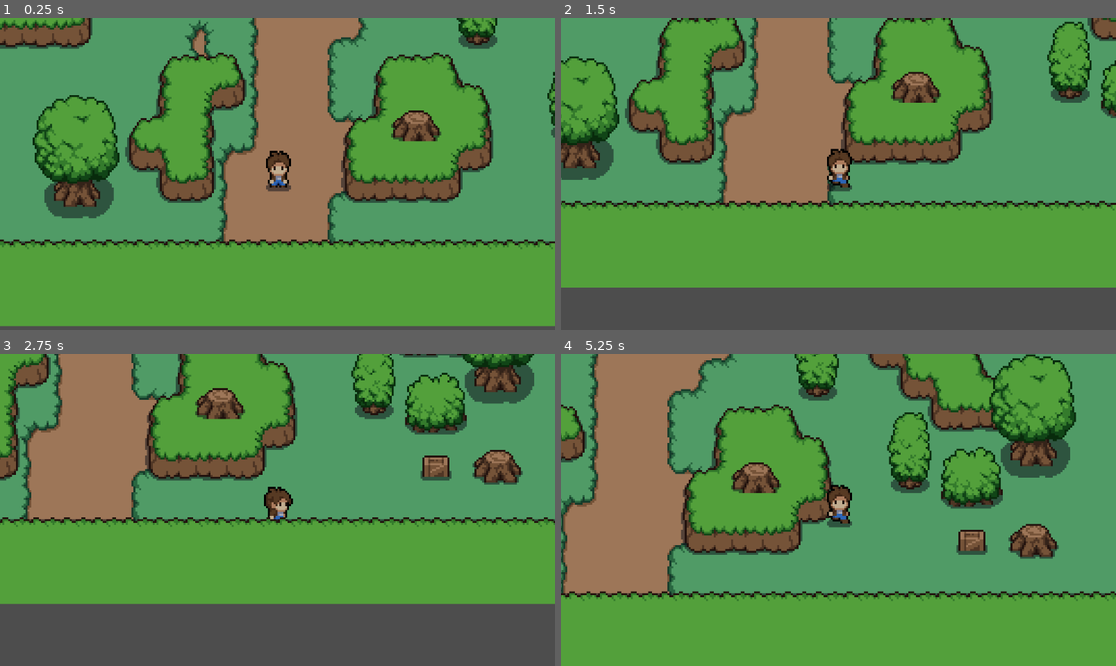
Above: before the commit, frames 1-4 (two rows, left to right).
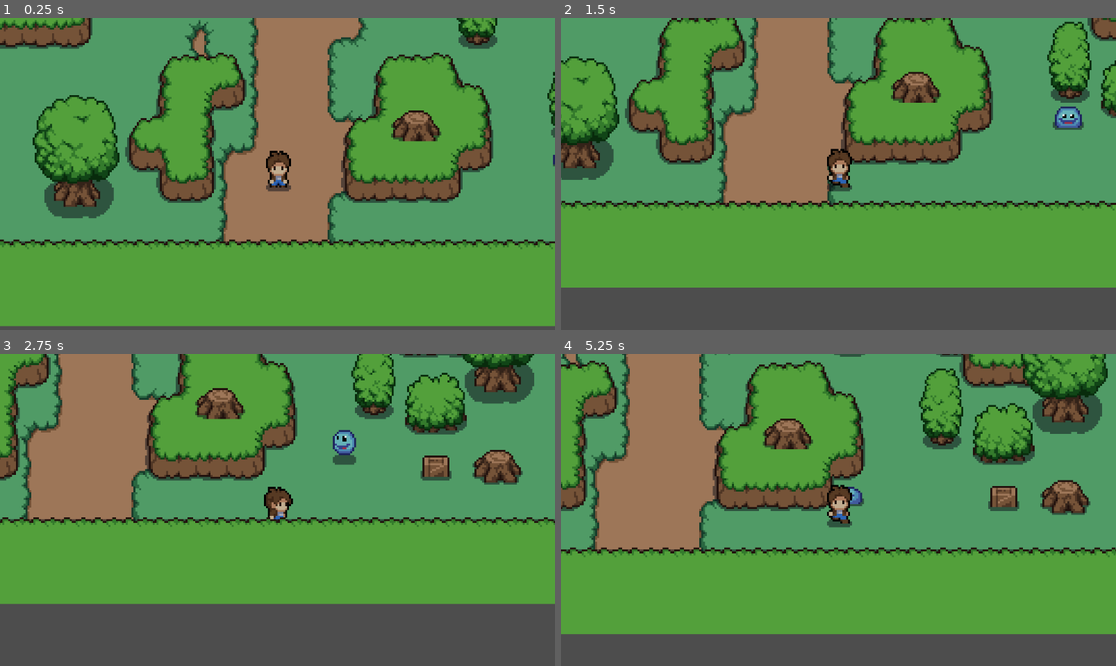
Above: after the commit, the same moments.

Repository: jestemkarol/roguelike-game-godot
Game: Godot game, scene res://scenes/game_root.tscn
The game is run twice, just before and just after one commit, with the same random seed, the same clock (stepped at 60 frames per second) and the same inputs.
Inputs:
- Up to frame 1 (0.25 s): no input
- Up to frame 2 (1.5 s): hold D (move_right) 0.53-1.28 s; hold S (move_down) from 1.28 s (still down)
- Up to frame 3 (2.75 s): release S (move_down) at 2.03 s; hold D (move_right) from 2.03 s (still down)
- Up to frame 4 (5.25 s): release D (move_right) at 2.78 s; hold W (move_up) 2.78-3.53 s; hold Left (move_left) 3.53-5.03 s; hold S (move_down) from 5.03 s (still down)

The runs differ from the first frame. In frame 1, less than 0.1% of the frame differs, in the area x 99-100%, y 43-48%; in frame 2, 0.4%; in frame 3, 0.4%; in frame 4, 61%, in the area x 0-100%, y 0-100%.

Commit message:
Create basic enemy

Diff:
--- /dev/null
+++ b/scenes/enemy.tscn
@@ -0,0 +1,317 @@
+[gd_scene load_steps=41 format=3 uid="uid://6ae586rtqfio"]
+
+[ext_resource type="Script" path="res://scripts/enemy.gd" id="1_8s7k4"]
+[ext_resource type="Texture2D" uid="uid://c4pspa4qntvt" path="res://assets/characters/slime.png" id="1_l4xd6"]
+
+[sub_resource type="AtlasTexture" id="AtlasTexture_isyvp"]
+atlas = ExtResource("1_l4xd6")
+region = Rect2(0, 384, 32, 32)
+
+[sub_resource type="AtlasTexture" id="AtlasTexture_mufxr"]
+atlas = ExtResource("1_l4xd6")
+region = Rect2(32, 384, 32, 32)
+
+[sub_resource type="AtlasTexture" id="AtlasTexture_noquk"]
+atlas = ExtResource("1_l4xd6")
+region = Rect2(64, 384, 32, 32)
+
+[sub_resource type="AtlasTexture" id="AtlasTexture_a65bn"]
+atlas = ExtResource("1_l4xd6")
+region = Rect2(96, 384, 32, 32)
+
+[sub_resource type="AtlasTexture" id="AtlasTexture_lpbwe"]
+atlas = ExtResource("1_l4xd6")
+region = Rect2(128, 384, 32, 32)
+
+[sub_resource type="AtlasTexture" id="AtlasTexture_b0f3a"]
+atlas = ExtResource("1_l4xd6")
+region = Rect2(0, 0, 32, 32)
+
+[sub_resource type="AtlasTexture" id="AtlasTexture_qg1sw"]
+atlas = ExtResource("1_l4xd6")
+region = Rect2(32, 0, 32, 32)
+
+[sub_resource type="AtlasTexture" id="AtlasTexture_dtdyu"]
+atlas = ExtResource("1_l4xd6")
+region = Rect2(64, 0, 32, 32)
+
+[sub_resource type="AtlasTexture" id="AtlasTexture_3cv0d"]
+atlas = ExtResource("1_l4xd6")
+region = Rect2(96, 0, 32, 32)
+
+[sub_resource type="AtlasTexture" id="AtlasTexture_pxk5i"]
+atlas = ExtResource("1_l4xd6")
+region = Rect2(0, 32, 32, 32)
+
+[sub_resource type="AtlasTexture" id="AtlasTexture_qrk3o"]
+atlas = ExtResource("1_l4xd6")
+region = Rect2(32, 32, 32, 32)
+
+[sub_resource type="AtlasTexture" id="AtlasTexture_ksj8y"]
+atlas = ExtResource("1_l4xd6")
+region = Rect2(64, 32, 32, 32)
+
+[sub_resource type="AtlasTexture" id="AtlasTexture_6rolm"]
+atlas = ExtResource("1_l4xd6")
+region = Rect2(96, 32, 32, 32)
+
+[sub_resource type="AtlasTexture" id="AtlasTexture_q3hbs"]
+atlas = ExtResource("1_l4xd6")
+region = Rect2(0, 64, 32, 32)
+
+[sub_resource type="AtlasTexture" id="AtlasTexture_im5h5"]
+atlas = ExtResource("1_l4xd6")
+region = Rect2(32, 64, 32, 32)
+
+[sub_resource type="AtlasTexture" id="AtlasTexture_7wnu5"]
+atlas = ExtResource("1_l4xd6")
+region = Rect2(64, 64, 32, 32)
+
+[sub_resource type="AtlasTexture" id="AtlasTexture_pp1id"]
+atlas = ExtResource("1_l4xd6")
+region = Rect2(96, 64, 32, 32)
+
+[sub_resource type="AtlasTexture" id="AtlasTexture_n8piq"]
+atlas = ExtResource("1_l4xd6")
+region = Rect2(0, 96, 32, 32)
+
+[sub_resource type="AtlasTexture" id="AtlasTexture_fepy6"]
+atlas = ExtResource("1_l4xd6")
+region = Rect2(32, 96, 32, 32)
+
+[sub_resource type="AtlasTexture" id="AtlasTexture_amitw"]
+atlas = ExtResource("1_l4xd6")
+region = Rect2(64, 96, 32, 32)
+
+[sub_resource type="AtlasTexture" id="AtlasTexture_vjnde"]
+atlas = ExtResource("1_l4xd6")
+region = Rect2(96, 96, 32, 32)
+
+[sub_resource type="AtlasTexture" id="AtlasTexture_bw34h"]
+atlas = ExtResource("1_l4xd6")
+region = Rect2(128, 96, 32, 32)
+
+[sub_resource type="AtlasTexture" id="AtlasTexture_gupwr"]
+atlas = ExtResource("1_l4xd6")
+region = Rect2(160, 96, 32, 32)
+
+[sub_resource type="AtlasTexture" id="AtlasTexture_v5ied"]
+atlas = ExtResource("1_l4xd6")
+region = Rect2(0, 128, 32, 32)
+
+[sub_resource type="AtlasTexture" id="AtlasTexture_f7ih2"]
+atlas = ExtResource("1_l4xd6")
+region = Rect2(32, 128, 32, 32)
+
+[sub_resource type="AtlasTexture" id="AtlasTexture_txs0p"]
+atlas = ExtResource("1_l4xd6")
+region = Rect2(64, 128, 32, 32)
+
+[sub_resource type="AtlasTexture" id="AtlasTexture_d6jmh"]
+atlas = ExtResource("1_l4xd6")
+region = Rect2(96, 128, 32, 32)
+
+[sub_resource type="AtlasTexture" id="AtlasTexture_5n87c"]
+atlas = ExtResource("1_l4xd6")
+region = Rect2(128, 128, 32, 32)
+
+[sub_resource type="AtlasTexture" id="AtlasTexture_6u8v7"]
+atlas = ExtResource("1_l4xd6")
+region = Rect2(160, 128, 32, 32)
+
+[sub_resource type="AtlasTexture" id="AtlasTexture_4h713"]
+atlas = ExtResource("1_l4xd6")
+region = Rect2(0, 160, 32, 32)
+
+[sub_resource type="AtlasTexture" id="AtlasTexture_lqg3c"]
+atlas = ExtResource("1_l4xd6")
+region = Rect2(32, 160, 32, 32)
+
+[sub_resource type="AtlasTexture" id="AtlasTexture_oyop7"]
+atlas = ExtResource("1_l4xd6")
+region = Rect2(64, 160, 32, 32)
+
+[sub_resource type="AtlasTexture" id="AtlasTexture_guq3b"]
+atlas = ExtResource("1_l4xd6")
+region = Rect2(96, 160, 32, 32)
+
+[sub_resource type="AtlasTexture" id="AtlasTexture_mluo3"]
+atlas = ExtResource("1_l4xd6")
+region = Rect2(128, 160, 32, 32)
+
+[sub_resource type="AtlasTexture" id="AtlasTexture_35nxj"]
+atlas = ExtResource("1_l4xd6")
+region = Rect2(160, 160, 32, 32)
+
+[sub_resource type="SpriteFrames" id="SpriteFrames_g05vj"]
+animations = [{
+"frames": [{
+"duration": 1.0,
+"texture": SubResource("AtlasTexture_isyvp")
+}, {
+"duration": 1.0,
+"texture": SubResource("AtlasTexture_mufxr")
+}, {
+"duration": 1.0,
+"texture": SubResource("AtlasTexture_noquk")
+}, {
+"duration": 1.0,
+"texture": SubResource("AtlasTexture_a65bn")
+}, {
+"duration": 1.0,
+"texture": SubResource("AtlasTexture_lpbwe")
+}],
+"loop": true,
+"name": &"death",
+"speed": 8.0
+}, {
+"frames": [{
+"duration": 1.0,
+"texture": SubResource("AtlasTexture_b0f3a")
+}, {
+"duration": 1.0,
+"texture": SubResource("AtlasTexture_qg1sw")
+}, {
+"duration": 1.0,
+"texture": SubResource("AtlasTexture_dtdyu")
+}, {
+"duration": 1.0,
+"texture": SubResource("AtlasTexture_3cv0d")
+}],
+"loop": true,
+"name": &"idle_down",
+"speed": 8.0
+}, {
+"frames": [{
+"duration": 1.0,
+"texture": SubResource("AtlasTexture_pxk5i")
+}, {
+"duration": 1.0,
+"texture": SubResource("AtlasTexture_qrk3o")
+}, {
+"duration": 1.0,
+"texture": SubResource("AtlasTexture_ksj8y")
+}, {
+"duration": 1.0,
+"texture": SubResource("AtlasTexture_6rolm")
+}],
+"loop": true,
+"name": &"idle_side",
+"speed": 8.0
+}, {
+"frames": [{
+"duration": 1.0,
+"texture": SubResource("AtlasTexture_q3hbs")
+}, {
+"duration": 1.0,
+"texture": SubResource("AtlasTexture_im5h5")
+}, {
+"duration": 1.0,
+"texture": SubResource("AtlasTexture_7wnu5")
+}, {
+"duration": 1.0,
+"texture": SubResource("AtlasTexture_pp1id")
+}],
+"loop": true,
+"name": &"idle_top",
+"speed": 8.0
+}, {
+"frames": [{
+"duration": 1.0,
+"texture": SubResource("AtlasTexture_n8piq")
+}, {
+"duration": 1.0,
+"texture": SubResource("AtlasTexture_fepy6")
+}, {
+"duration": 1.0,
+"texture": SubResource("AtlasTexture_amitw")
+}, {
+"duration": 1.0,
+"texture": SubResource("AtlasTexture_vjnde")
+}, {
+"duration": 1.0,
+"texture": SubResource("AtlasTexture_bw34h")
+}, {
+"duration": 1.0,
+"texture": SubResource("AtlasTexture_gupwr")
+}],
+"loop": true,
+"name": &"move_down",
+"speed": 8.0
+}, {
+"frames": [{
+"duration": 1.0,
+"texture": SubResource("AtlasTexture_v5ied")
+}, {
+"duration": 1.0,
+"texture": SubResource("AtlasTexture_f7ih2")
+}, {
+"duration": 1.0,
+"texture": SubResource("AtlasTexture_txs0p")
+}, {
+"duration": 1.0,
+"texture": SubResource("AtlasTexture_d6jmh")
+}, {
+"duration": 1.0,
+"texture": SubResource("AtlasTexture_5n87c")
+}, {
+"duration": 1.0,
+"texture": SubResource("AtlasTexture_6u8v7")
+}],
+"loop": true,
+"name": &"move_side",
+"speed": 8.0
+}, {
+"frames": [{
+"duration": 1.0,
+"texture": SubResource("AtlasTexture_4h713")
+}, {
+"duration": 1.0,
+"texture": SubResource("AtlasTexture_lqg3c")
+}, {
+"duration": 1.0,
+"texture": SubResource("AtlasTexture_oyop7")
+}, {
+"duration": 1.0,
+"texture": SubResource("AtlasTexture_guq3b")
+}, {
+"duration": 1.0,
+"texture": SubResource("AtlasTexture_mluo3")
+}, {
+"duration": 1.0,
+"texture": SubResource("AtlasTexture_35nxj")
+}],
+"loop": true,
+"name": &"move_up",
+"speed": 8.0
+}]
+
+[sub_resource type="CircleShape2D" id="CircleShape2D_0rqlw"]
+radius = 92.0054
+
+[sub_resource type="CircleShape2D" id="CircleShape2D_p1m0t"]
+radius = 3.0
+
+[node name="Enemy" type="CharacterBody2D" groups=["slime"]]
+script = ExtResource("1_8s7k4")
+
+[node name="AnimatedSprite2D" type="AnimatedSprite2D" parent="."]
+sprite_frames = SubResource("SpriteFrames_g05vj")
+animation = &"move_up"
+autoplay = "idle_down"
+frame = 5
+frame_progress = 0.483838
+offset = Vector2(0, -4)
+
+[node name="DetectionArea" type="Area2D" parent="."]
+
+[node name="CollisionShape2D" type="CollisionShape2D" parent="DetectionArea"]
+visible = false
+shape = SubResource("CircleShape2D_0rqlw")
+
+[node name="CollisionShape2D" type="CollisionShape2D" parent="."]
+position = Vector2(0, -1)
+shape = SubResource("CircleShape2D_p1m0t")
+
+[connection signal="body_entered" from="DetectionArea" to="." method="_on_detection_area_body_entered"]
+[connection signal="body_exited" from="DetectionArea" to="." method="_on_detection_area_body_exited"]
--- a/scenes/game_root.tscn
+++ b/scenes/game_root.tscn
@@ -9,6 +9,7 @@
 [ext_resource type="Texture2D" uid="uid://ddbog4a8emxo3" path="res://assets/tilesets/walls/wooden_door.png" id="7_p0c4t"]
 [ext_resource type="Texture2D" uid="uid://ls4x1nowbt0n" path="res://assets/tilesets/floors/wooden.png" id="8_kssvj"]
 [ext_resource type="Texture2D" uid="uid://c2ghwooskaqo4" path="res://assets/objects/objects.png" id="9_hely2"]
+[ext_resource type="PackedScene" uid="uid://6ae586rtqfio" path="res://scenes/enemy.tscn" id="10_1ajha"]
 
 [sub_resource type="TileSetAtlasSource" id="TileSetAtlasSource_h4c5a"]
 texture = ExtResource("2_chfj1")
@@ -523,3 +524,25 @@
 [node name="Camera2D" type="Camera2D" parent="Player"]
 position = Vector2(0, -5)
 zoom = Vector2(4, 4)
+
+[node name="Enemies" type="Node" parent="."]
+
+[node name="Enemy" parent="Enemies" instance=ExtResource("10_1ajha")]
+z_index = 1
+position = Vector2(448, 178)
+
+[node name="Enemy2" parent="Enemies" instance=ExtResource("10_1ajha")]
+z_index = 1
+position = Vector2(76, 79)
+
+[node name="Enemy3" parent="Enemies" instance=ExtResource("10_1ajha")]
+z_index = 1
+position = Vector2(88, 221)
+
+[node name="Enemy4" parent="Enemies" instance=ExtResource("10_1ajha")]
+z_index = 1
+position = Vector2(471, 330)
+
+[node name="Enemy5" parent="Enemies" instance=ExtResource("10_1ajha")]
+z_index = 1
+position = Vector2(585, 83)
--- a/scenes/player.tscn
+++ b/scenes/player.tscn
@@ -390,7 +390,7 @@
 [sub_resource type="CircleShape2D" id="CircleShape2D_e7lqa"]
 radius = 4.0
 
-[node name="Player" type="CharacterBody2D"]
+[node name="Player" type="CharacterBody2D" groups=["player"]]
 script = ExtResource("1_ir52w")
 
 [node name="AnimatedSprite2D" type="AnimatedSprite2D" parent="."]
@@ -400,5 +400,4 @@
 offset = Vector2(0, -15)
 
 [node name="CollisionShape2D" type="CollisionShape2D" parent="."]
-z_index = 1
 shape = SubResource("CircleShape2D_e7lqa")
--- /dev/null
+++ b/scripts/enemy.gd
@@ -0,0 +1,40 @@
+extends CharacterBody2D
+
+@onready var animated_sprite_2d: AnimatedSprite2D = $AnimatedSprite2D
+@export var speed = 50
+var player_chase = false
+var player = null
+var direction = Vector2.ZERO
+
+func _ready() -> void:
+	$AnimatedSprite2D.play('idle_down')
+
+func _physics_process(delta: float) -> void:
+	if player_chase:
+		direction = (player.get_global_position() - position).normalized()
+		velocity = direction * speed * delta
+		play_animation(direction)
+	else:
+		velocity = lerp(velocity, Vector2.ZERO, 0.07)
+	move_and_collide(velocity)
+func _on_detection_area_body_entered(body: Node2D) -> void:
+	if body.is_in_group('player'):
+		player = body
+		player_chase = true
+
+func _on_detection_area_body_exited(body: Node2D) -> void:
+	if body.is_in_group('player'):
+		player = null
+		player_chase = false
+
+func play_animation(direction: Vector2) -> void:
+	$AnimatedSprite2D.flip_h = false
+	if direction.y > direction.x && direction.y > -direction.x:
+		$AnimatedSprite2D.play('move_down')
+	elif direction.y > direction.x && direction.y < -direction.x:
+		$AnimatedSprite2D.flip_h = true
+		$AnimatedSprite2D.play('move_side')
+	elif direction.y < direction.x && direction.y < -direction.x:
+		$AnimatedSprite2D.play('move_up')
+	elif direction.y < direction.x && direction.y > -direction.x:
+		$AnimatedSprite2D.play('move_side')
Not shown: 1 places in scenes/game_root.tscn that only renumber resources
